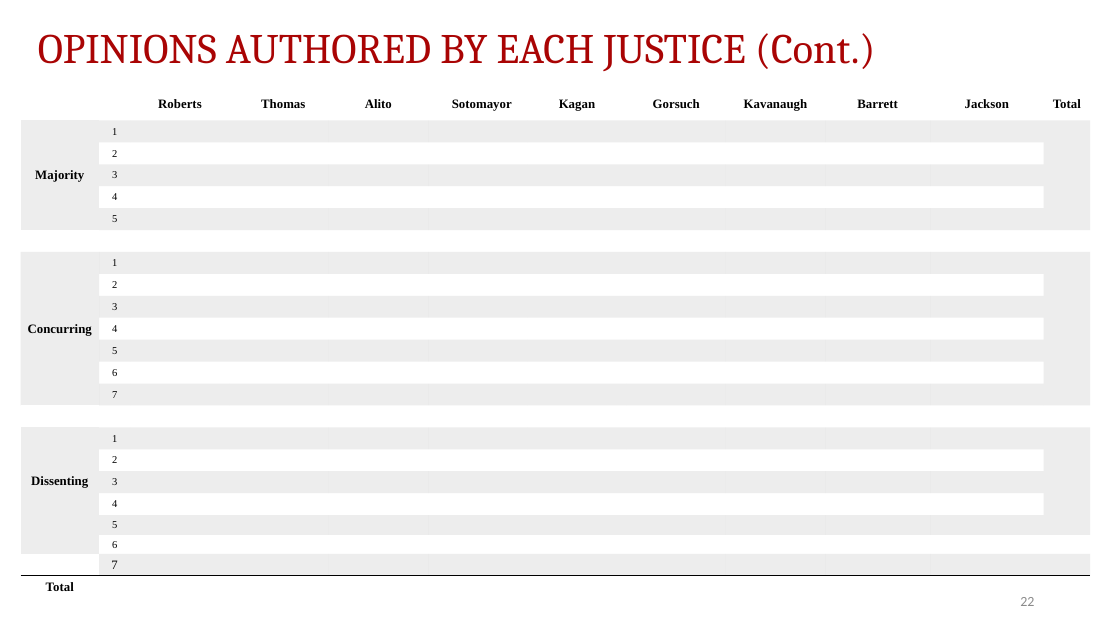
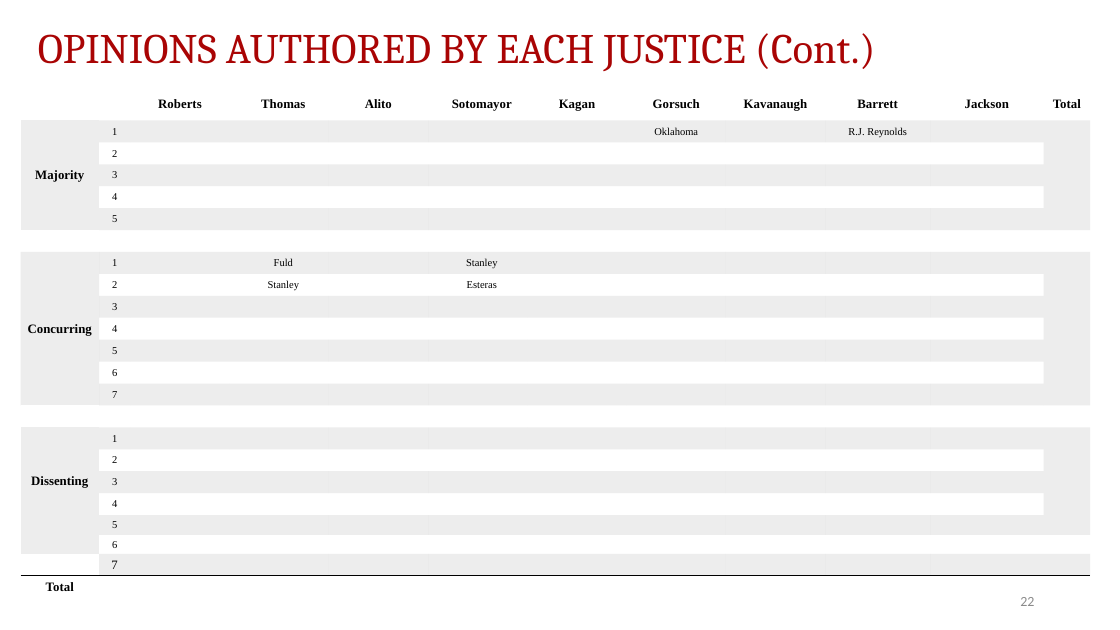
Before and after one commit to JakeTruscott/scotuswatch, a slide deck: slide 22 of Stat Reviews/OT24_StatReview/compilation/SCOTUSBlog/statpack_OT24.pptx. Drawn at 1120x630 pixels with LibreOffice and Linux fonts; fonts in the diff are those of the drawing. Boxes give left, top, right and bottom in pixels: in the first picture for what was removed or moved away, otherwise in the second. Text is boxed around its words. In the diff, an @@ line names an element or a change of style, - is before the commit and + after.

```diff
--- a/Stat Reviews/OT24_StatReview/compilation/SCOTUSBlog/statpack_OT24.pptx
+++ b/Stat Reviews/OT24_StatReview/compilation/SCOTUSBlog/statpack_OT24.pptx
@@ table at bbox=[21, 88, 1090, 597] @@
-row 2, column 8: 
+row 2, column 8: Oklahoma
-row 2, column 10: 
+row 2, column 10: R.J. Reynolds
-row 8, column 4: 
+row 8, column 4: Fuld
-row 8, column 6: 
+row 8, column 6: Stanley
-row 9, column 4: 
+row 9, column 4: Stanley
-row 9, column 6: 
+row 9, column 6: Esteras
```
Also in this commit, not shown: 11 other slides changed, 49 other files.
